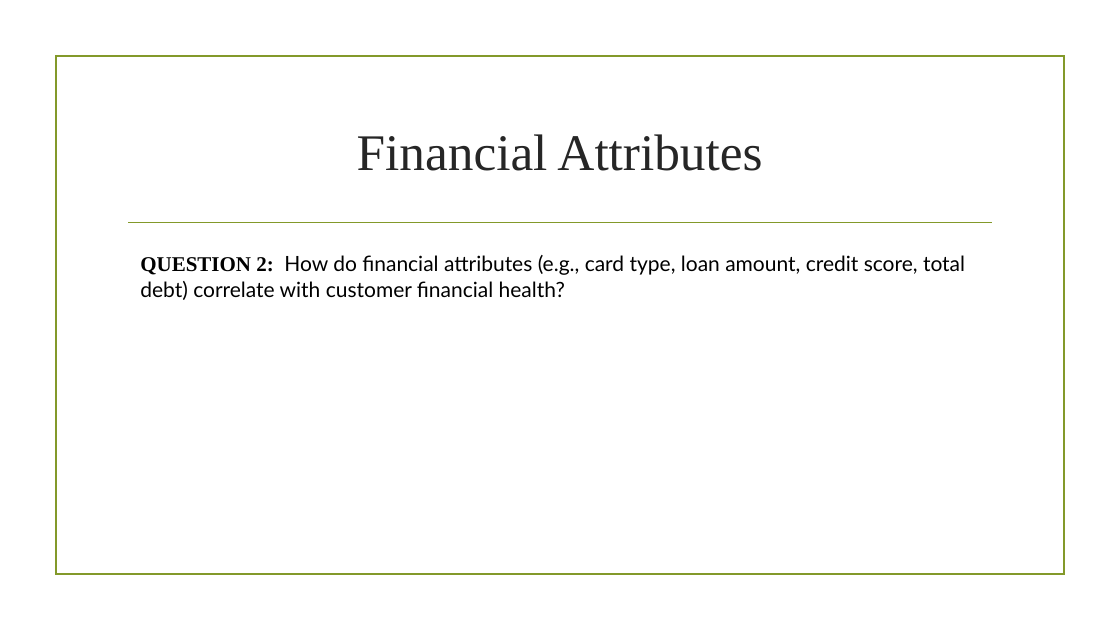
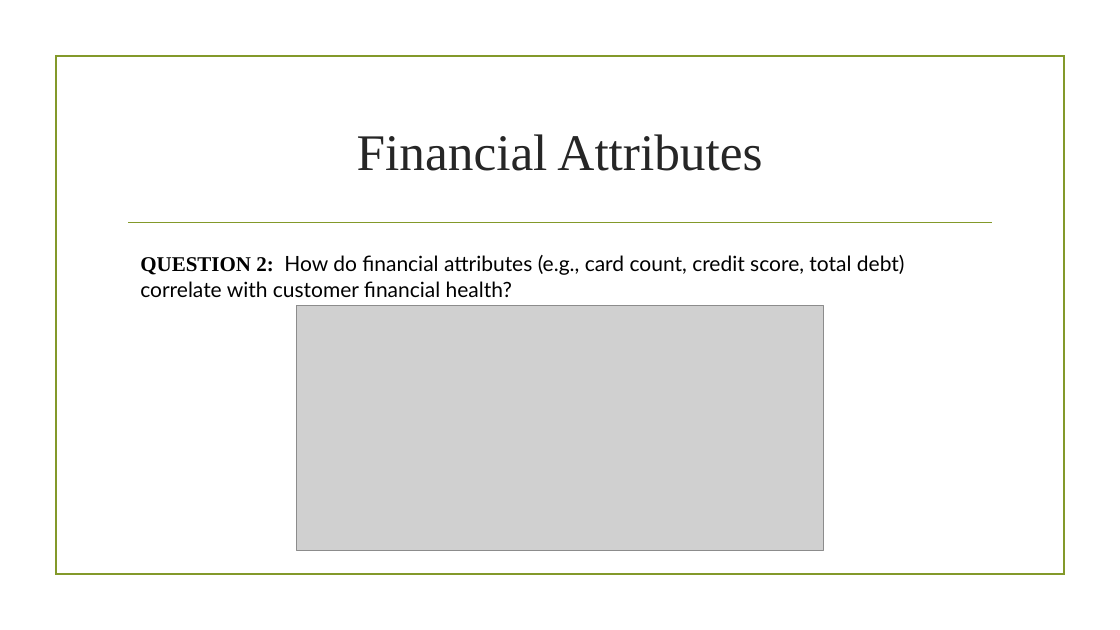
Before and after one commit to crobarnold/project1-group12, a slide deck: slide 7 of Project 1 Group 12 Presentation_CM.pptx. Drawn at 1120x630 pixels with LibreOffice and Linux fonts; fonts in the diff are those of the drawing; grey boxes stand for pictures; background and template pictures are left out. Boxes give left, top, right and bottom in pixels: in the first picture for what was removed or moved away, otherwise in the second. Text is boxed around its words. In the diff, an @@ line names an element or a change of style, - is before the commit and + after.

```diff
--- a/Project 1 Group 12 Presentation_CM.pptx
+++ b/Project 1 Group 12 Presentation_CM.pptx
@@ text at [140,255,905,297]: text changed @@
-QUESTION 2: How do financial attributes (e.g., card type, loan amount, credit score, total debt) correlate with customer financial health?
+QUESTION 2: How do financial attributes (e.g., card count, credit score, total debt) correlate with customer financial health?
@@ picture added at [297,306,823,551] @@
```
Also in this commit, not shown: 4 other slides changed, 1 other file.
